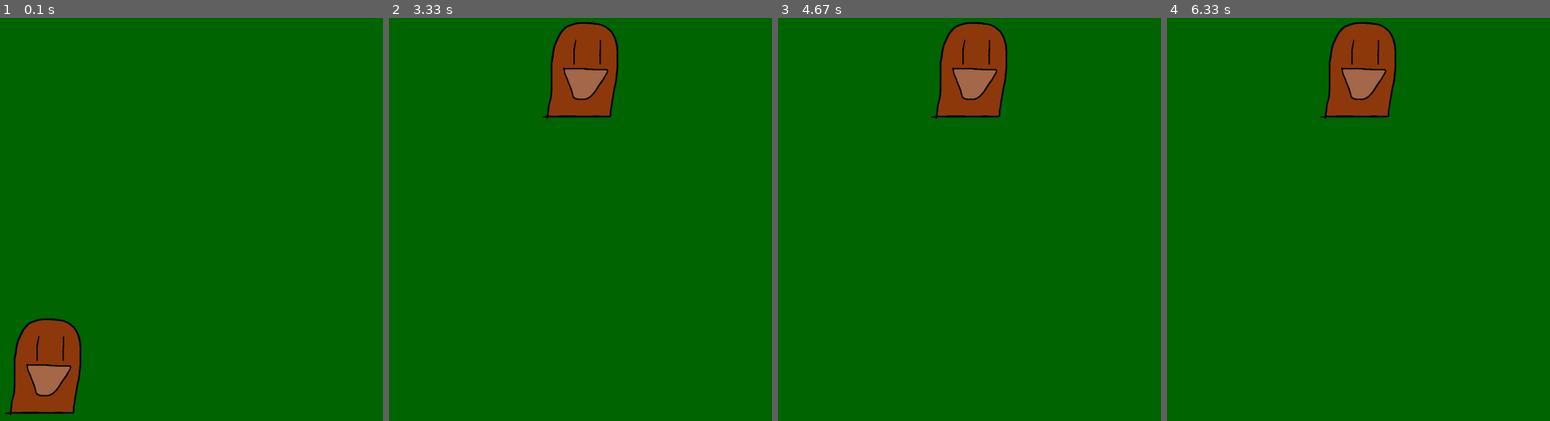
Above: before the commit, frames 1-4 (left to right).
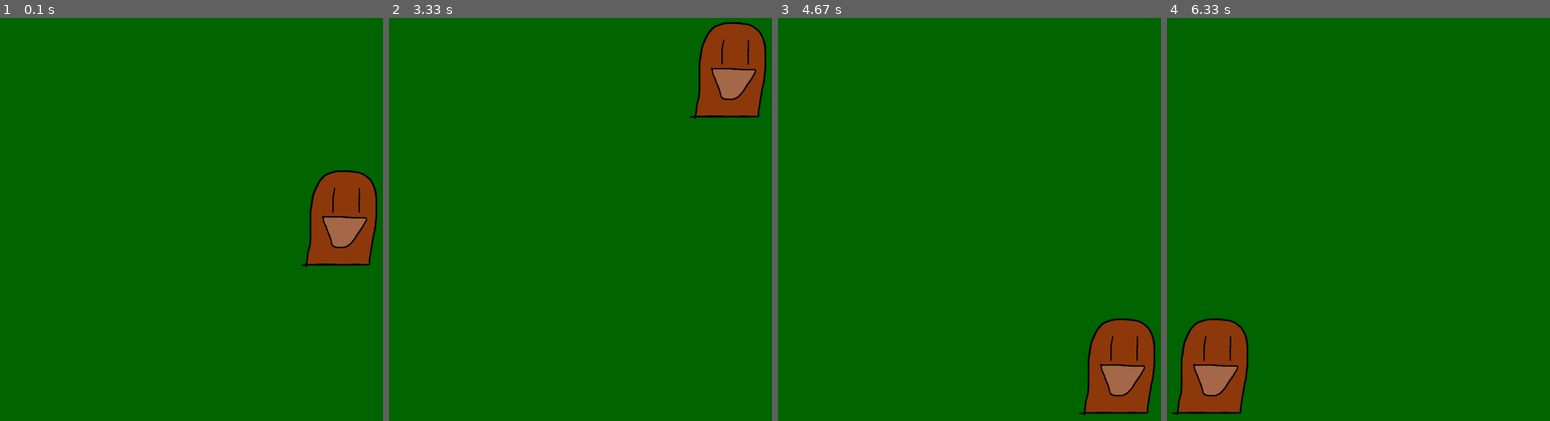
Above: after the commit, the same moments.

Repository: normyp/WhackPygame
Game: pygame game, started from whack!.py
Two runs of this game, one before a commit and one after it. Both use one fixed random seed, a clock stepped at 60 frames per second and the inputs below.
Inputs (mouse positions are in pixels of both pictures, inside the frame that each line leads up to):
- Up to frame 1 (0.1 s): no input
- Up to frame 2 (3.33 s): click (718, 219) at 0.38 s; click (450, 167) at 1.22 s; click (729, 70) at 2.05 s
- Up to frame 3 (4.67 s): click (1118, 70) at 3.38 s
- Up to frame 4 (6.33 s): click (1507, 368) at 5.72 s

The runs differ from the first frame. In frame 1, 7.7% of the frame differs, in the area x 1-99%, y 37-99%; in frame 2, 7.7%; in frame 3, 7.7%; in frame 4, 7.7%.

Commit message:
Working game

Diff:
--- a/mole.py
+++ b/mole.py
@@ -1,20 +1,22 @@
 import pygame
+import time
 from pygame.sprite import Sprite
 
 class Mole(Sprite):
 
     def __init__(self, w_game):
         super().__init__()
+        self.m_time = 0
         self.alive = True
         self.screen = w_game.screen
 
         self.image = pygame.image.load("images/mole.png")
         self.rect = self.image.get_rect()
 
-        self._set_active()
+        self.clear()
 
     def blitme(self):
         self.screen.blit(self.image, self.rect)
 
-    def _set_active(self):
+    def clear(self):
         self.image.fill((0, 100, 0))
--- a/whack!.py
+++ b/whack!.py
@@ -7,6 +7,9 @@
 from mole import Mole
 
 import random
+
+def _seconds_since_epoch():
+    return time.mktime(time.localtime())
 
 class Whack:
 
@@ -53,11 +56,10 @@
         self.mole9.rect.y += 350
 
         self.moles = [self.mole, self.mole2, self.mole3, self.mole4, self.mole5, self.mole6, self.mole7, self.mole8, self.mole9]
-
         self.timer = 0.0
         self.mole_timer = 0.0
         self.selectedMole = 0
-        self.first_time = True
+        self.time_since_last_mole = _seconds_since_epoch()
     # Draw a solid blue circle in the center
     def print_moles(self):
         for mole in self.moles:
@@ -74,11 +76,13 @@
         for mole in self.moles:
             mole_clicked = mole.rect.collidepoint(mouse_pos)
             if mole_clicked:
-                mole._set_active()
+                mole.clear()
                 break
 
     def _make_mole_alive(self):
         self.selectedMole = random.randint(0, 8)
+        self.moles[self.selectedMole].m_time = _seconds_since_epoch()
+        print(self.moles[self.selectedMole].m_time)
         self.moles[self.selectedMole].image = pygame.image.load("images/mole.png")
 
     def _check_events(self):
@@ -90,25 +94,21 @@
                 mouse_pos = pygame.mouse.get_pos()
                 self._check_mole(mouse_pos)
 
-    def _check_time(self):
-        self.mole_timer += 0.01
-        if self.mole_timer >= 2.0:
-            self.moles[self.selectedMole]._set_active()
-            self.mole_timer = 0.0
-
-
     def run_game(self):
+        self._make_mole_alive()
         while True:
             self._check_events()
+            current_time = _seconds_since_epoch()
+
+            #Clear old moles
+            for mole in self.moles:
+                if current_time - mole.m_time >= 2.0:
+                    mole.clear()
+
+            if current_time - self.time_since_last_mole >= 1.0:
+                self._make_mole_alive()
+                self.time_since_last_mole = current_time
             self._update_screen()
-            self._check_time()
-            self.timer += 0.01
-            if self.first_time:
-                self._make_mole_alive()
-                self.first_time = False
-            if(self.timer >= 2 and self.first_time == False):
-                self._make_mole_alive()
-                self.timer = 0.0
         # Done! Time to quit.
         pygame.quit()
 
